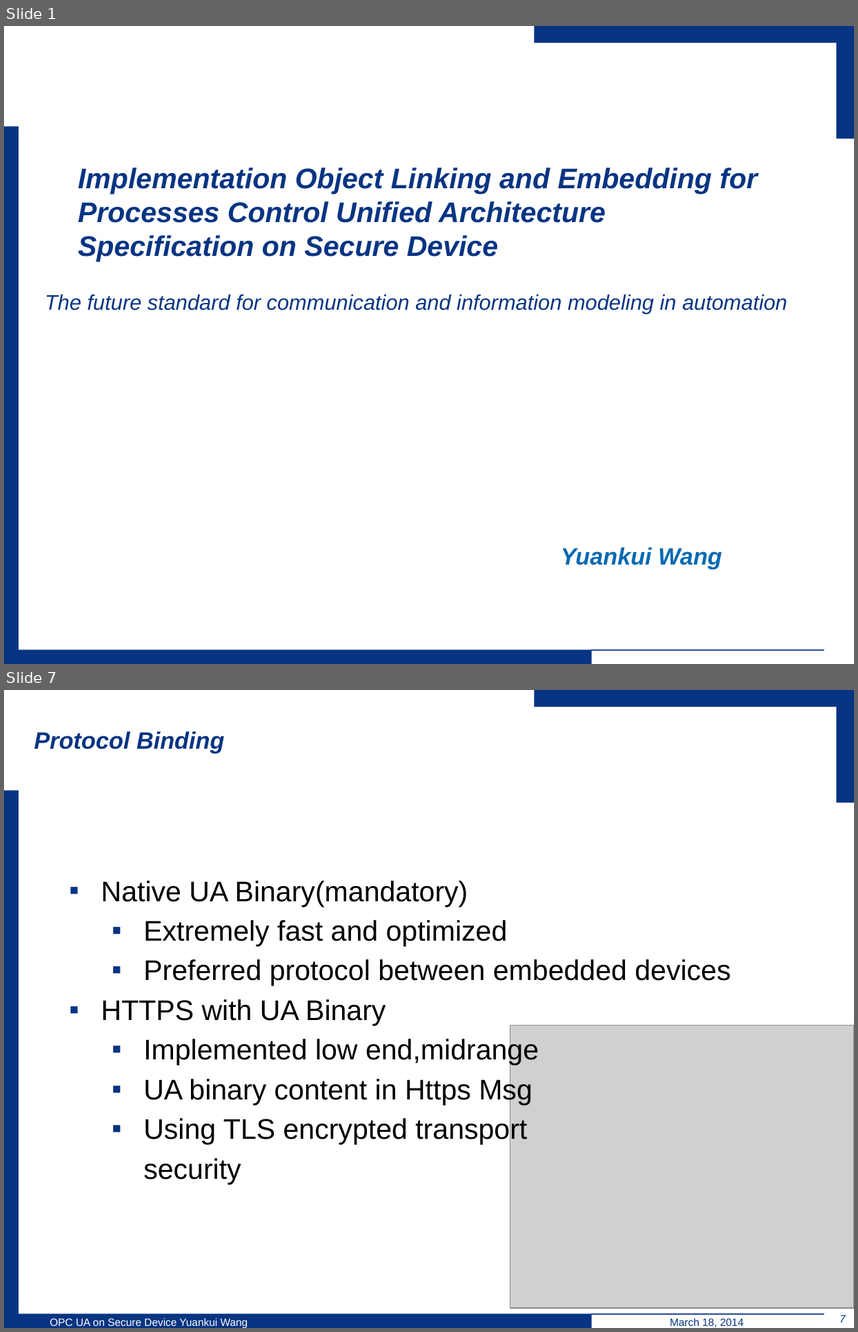
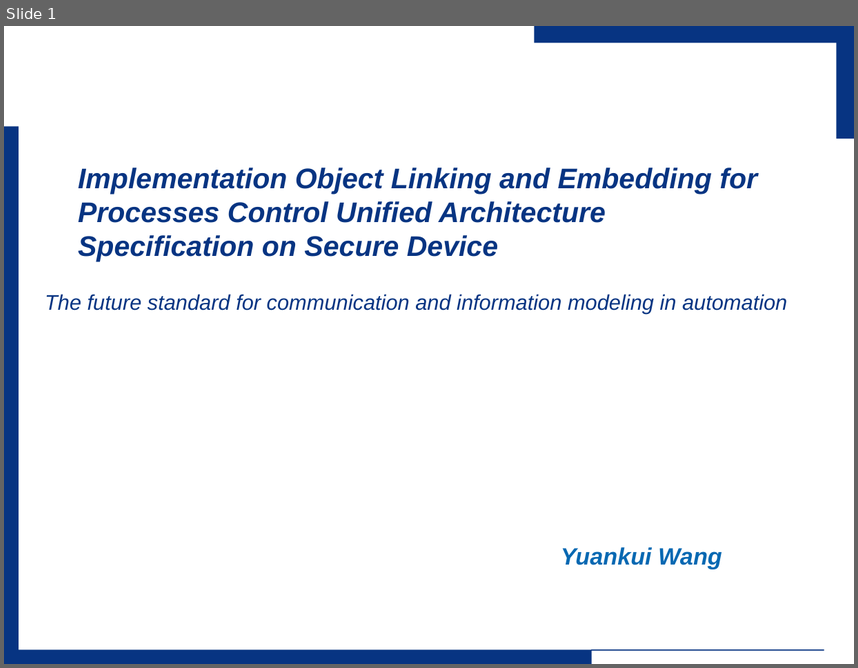
Before and after one commit to wsuetholz/opc-ua-wangyk-upb-morpho, a slide deck: ppt/Implementation Object Linking and Embedding for Processes Control.pptx. Shown one above the other, each under a label of ours: slides 1 and 7 before the commit, slide 1 after it; the slides between them are not shown. The pictures are 858x1332 and 858x668 pixels, drawn with LibreOffice and Linux fonts; fonts in the diff are those of the drawing; grey boxes stand for pictures; background and template pictures are left out. Boxes give left, top, right and bottom in pixels: in the first picture for what was removed or moved away, otherwise in the second. Text is boxed around its words. In the diff, an @@ line names an element or a change of style, - is before the commit and + after.

```diff
--- a/ppt/Implementation Object Linking and Embedding for Processes Control.pptx
+++ b/ppt/Implementation Object Linking and Embedding for Processes Control.pptx
@@ slide 7 removed at [4,690,854,1328], background #FFFFFF; not listed: 5 template elements that a slide beside it also shows @@
@@ title removed at [34,731,224,753] @@
-Protocol Binding
@@ text removed at [101,880,731,1184] @@
-▪ Native UA Binary(mandatory)
-  ▪ Extremely fast and optimized
-  ▪ Preferred protocol between embedded devices
-▪ HTTPS with UA Binary
-  ▪ Implemented low end,midrange
-  ▪ UA binary content in Https Msg
-  ▪ Using TLS encrypted transport
-  security
@@ picture removed at [510,1025,854,1308] @@
@@ text removed at [50,1317,248,1328] @@
-OPC UA on Secure Device Yuankui Wang
@@ text removed at [670,1318,744,1327] @@
-March 18, 2014
@@ page number removed at [840,1314,846,1322] @@
-7
```
Also in this commit, not shown: 16 slides changed, 6 other slides removed.
